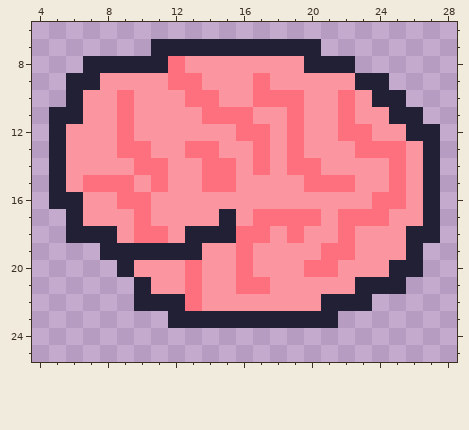
Two versions of one pixel-art file, Assets/Sprites/brain.aseprite. The first picture shows the starting point.
32x32 pixels, 1 frame. Shown: x 4..28, y 6..25.
New version:
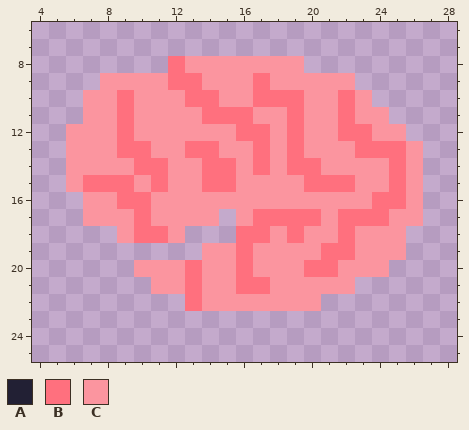
Palette (. is transparent): A #222034  B #ff707e  C #fb959f
Changes in this commit:
y 7: x 11..20 AAAAAAAAAA -> ..........
y 8: x 7..11 AAAAA -> .....; x 20..22 AAA -> ...
y 9: x 6..7 AA -> ..; x 23..24 AA -> ..
y 10: x 6 A -> .; x 24..25 AA -> ..
y 11: x 5..6 AA -> ..; x 25..26 AA -> ..
y 12: x 5 A -> .; x 26..27 AA -> ..
y 13..15: x 5 A -> .; x 27 A -> .
y 16: x 5..6 AA -> ..; x 27 A -> .
y 17: x 6 A -> .; x 15 A -> .; x 27 A -> .
y 18: x 6..8 AAA -> ...; x 13..15 AAA -> ...; x 26..27 AA -> ..
y 19: x 8..13 AAAAAA -> ......; x 26 A -> .
y 20: x 9 A -> .; x 25..26 AA -> ..
y 21: x 10 A -> .; x 23..25 AAA -> ...
y 22: x 10..12 AAA -> ...; x 21..23 AAA -> ...
y 23: x 12..21 AAAAAAAAAA -> ..........
Changed places in both pictures, as pixel boxes (x1, y1, x2, y2):
erased: (49, 39, 440, 328)
